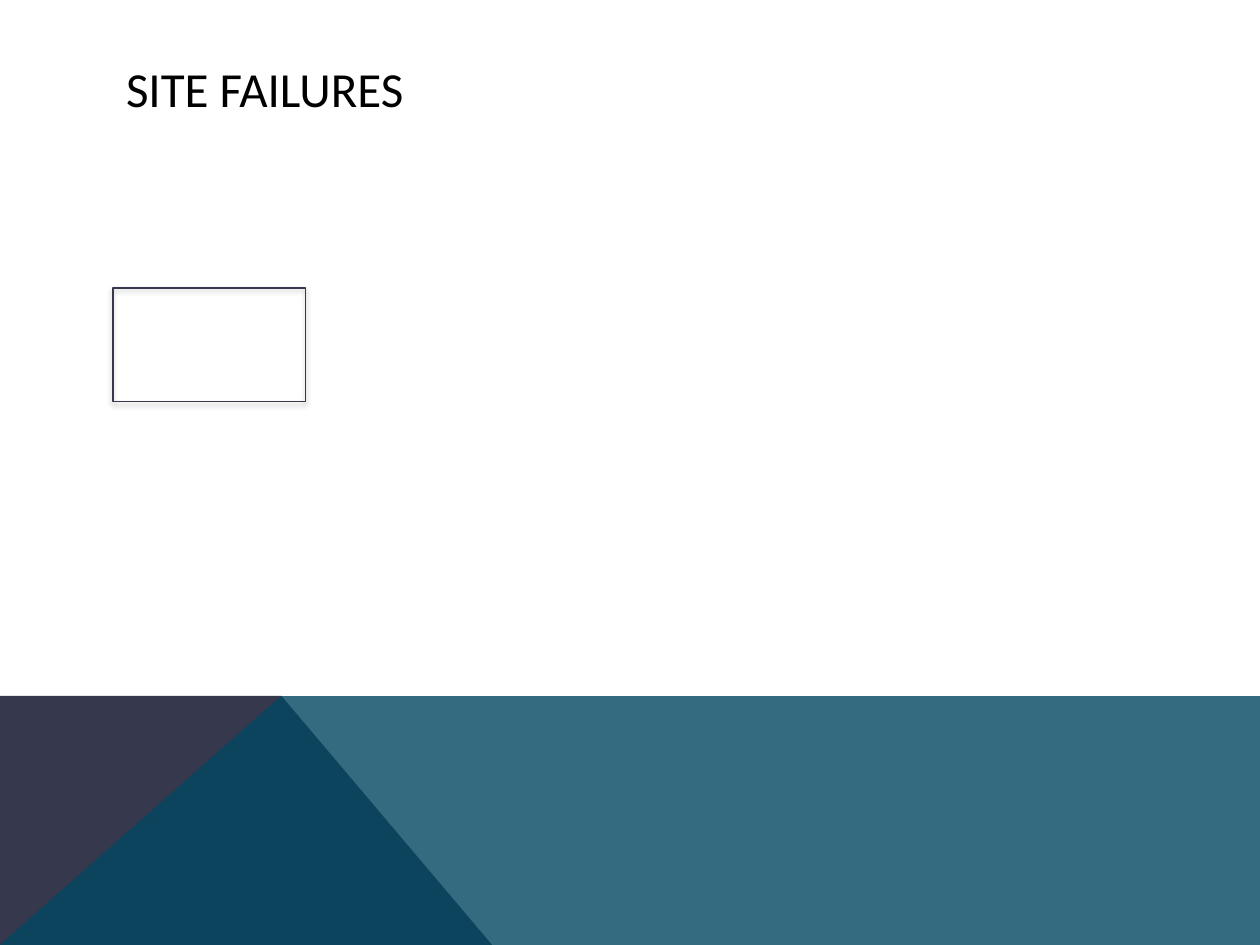
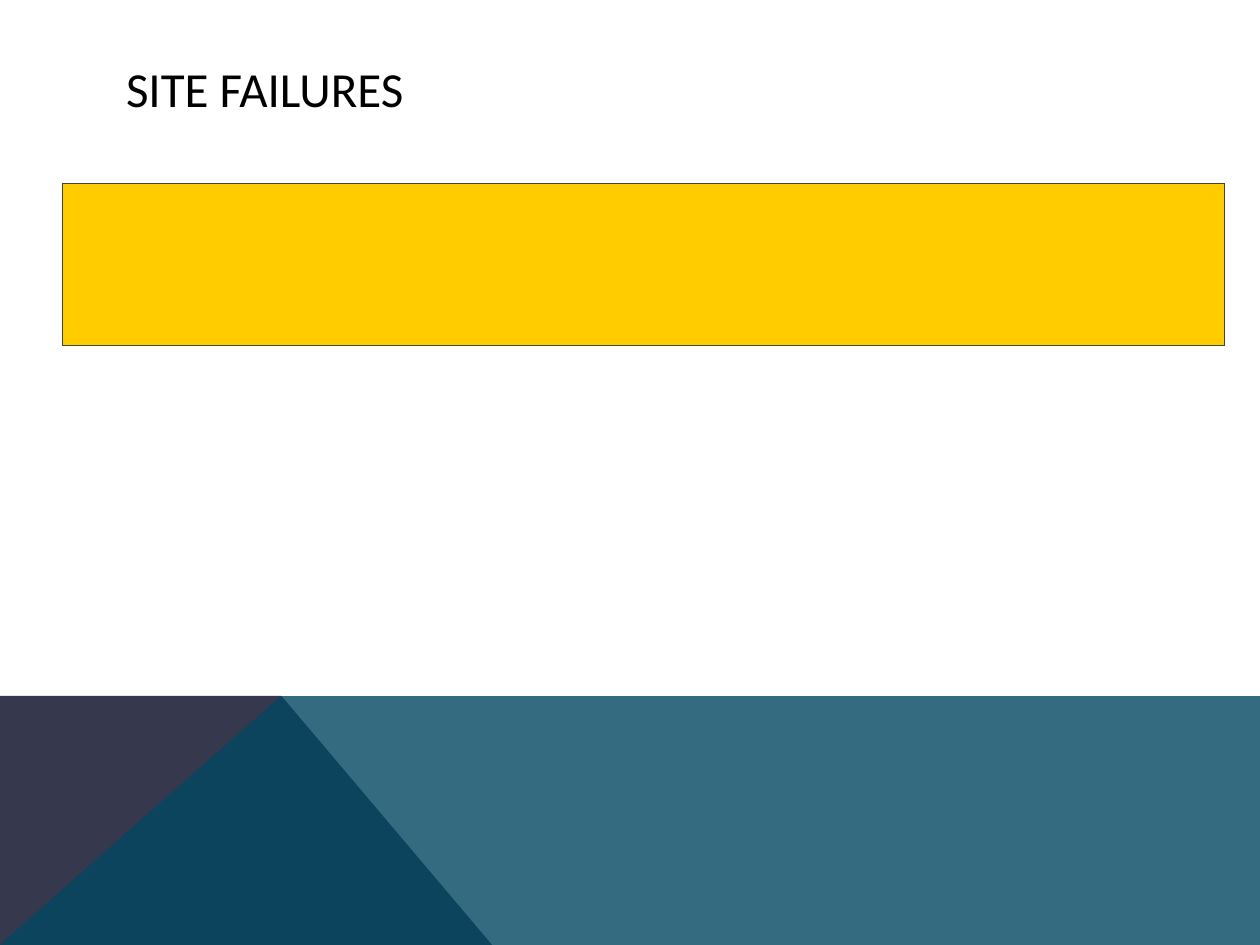
Before and after one commit to danhp/cs512, a slide deck: slide 14 of 512pp.pptx. Drawn at 1260x945 pixels with LibreOffice and Linux fonts; fonts in the diff are those of the drawing. Boxes give left, top, right and bottom in pixels: in the first picture for what was removed or moved away, otherwise in the second. Text is boxed around its words. In the diff, an @@ line names an element or a change of style, - is before the commit and + after.

Commit message:
Update powerpoint

```diff
--- a/512pp.pptx
+++ b/512pp.pptx
@@ rectangle added at (63,183,1226,345), fill #FFCC00, outline #434342 0.75 pt @@
@@ rectangle removed at (113,289,306,402) @@
```
Also in this commit, not shown: 4 other slides changed, 2 slides added, 2 slides removed.
